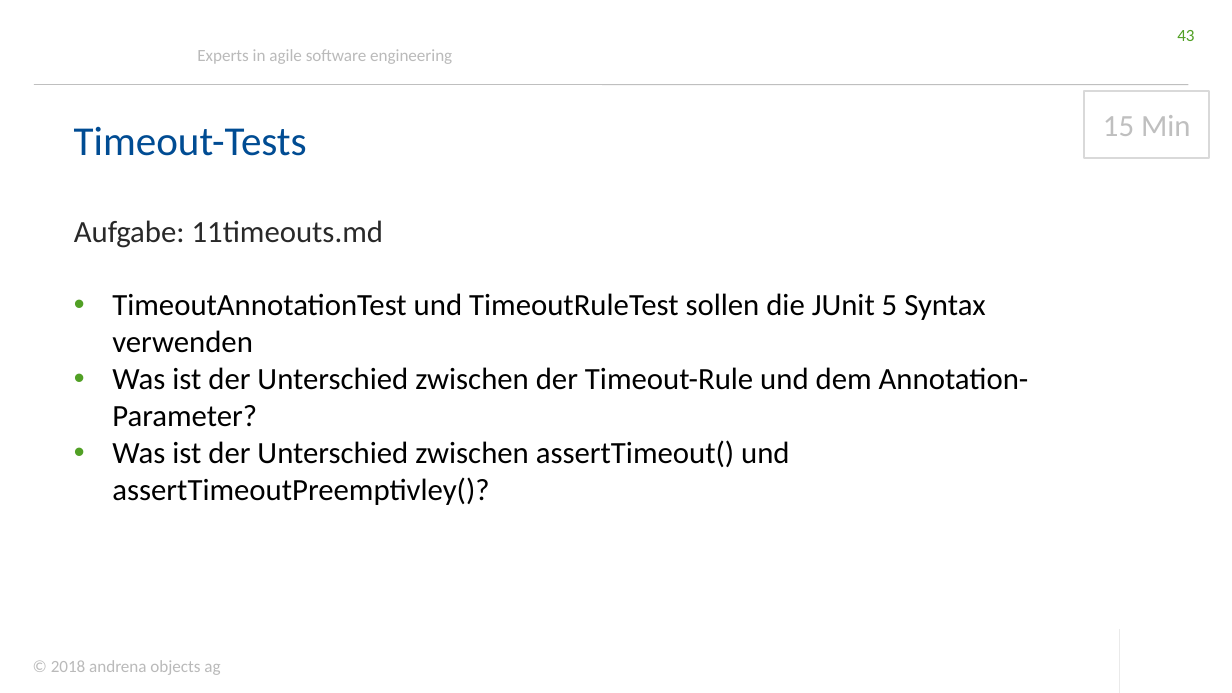
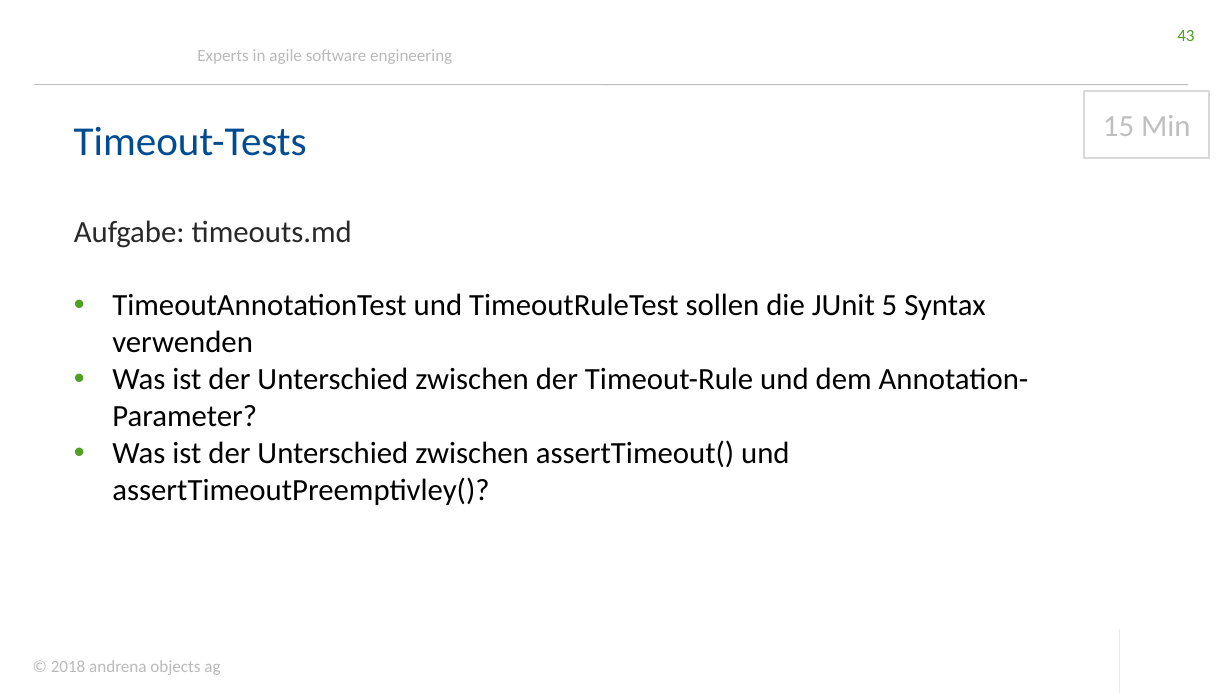
Before and after one commit to andrena/junit5-workshop-et-ka-2018, a slide deck: slide 43 of files/Folien.pptx. Drawn at 1232x693 pixels with LibreOffice and Linux fonts; fonts in the diff are those of the drawing; background and template pictures are left out. Boxes give left, top, right and bottom in pixels: in the first picture for what was removed or moved away, otherwise in the second. Text is boxed around its words. In the diff, an @@ line names an element or a change of style, - is before the commit and + after.

```diff
--- a/files/Folien.pptx
+++ b/files/Folien.pptx
@@ text at bbox=[74, 220, 352, 248]: text changed @@
-Aufgabe: 11timeouts.md
+Aufgabe: timeouts.md
```
Also in this commit, not shown: 10 other slides changed.
